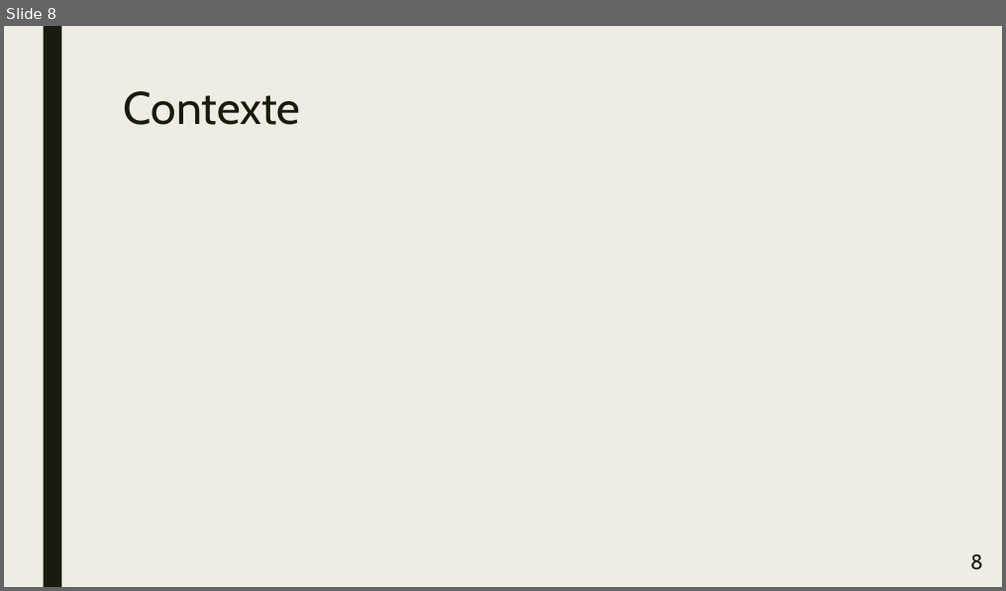
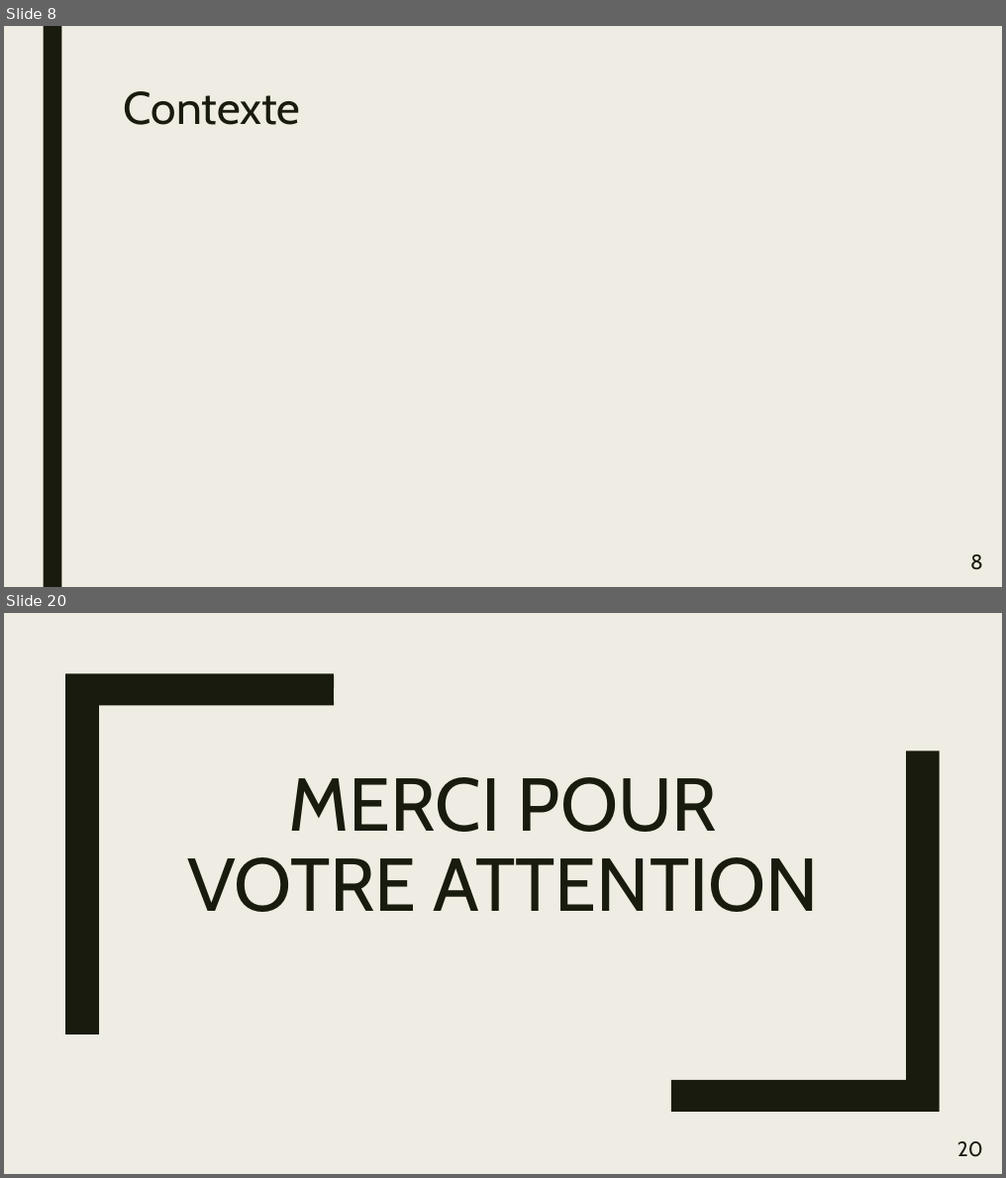
Before and after one commit to CyberJulien/Agreg_Meca, a slide deck: fichiers/presentation/PresSpe.pptx. Shown one above the other, each under a label of ours: slide 8 before the commit, slides 8 and 20 after it; the slides between them are not shown. The pictures are 1006x591 and 1006x1178 pixels, drawn with LibreOffice and Linux fonts; fonts in the diff are those of the drawing. Boxes give left, top, right and bottom in pixels: in the first picture for what was removed or moved away, otherwise in the second. Text is boxed around its words. In the diff, an @@ line names an element or a change of style, - is before the commit and + after.

```diff
--- a/fichiers/presentation/PresSpe.pptx
+++ b/fichiers/presentation/PresSpe.pptx
@@ slide 20 added at <box>4,613,1002,1174</box>, background #EFEDE3 @@
@@ freeform shape added at <box>65,673,334,1035</box>, fill #191B0E @@
@@ freeform shape added at <box>672,751,940,1112</box>, fill #191B0E @@
@@ title added at <box>187,777,819,912</box>, 72 pt, text #191B0E @@
+MERCI POUR VOTRE ATTENTION
@@ page number added at <box>957,1142,983,1157</box>, 20 pt, text #191B0E @@
+20
```
Also in this commit, not shown: 2 slides changed, 10 other slides added, 3 other files.
